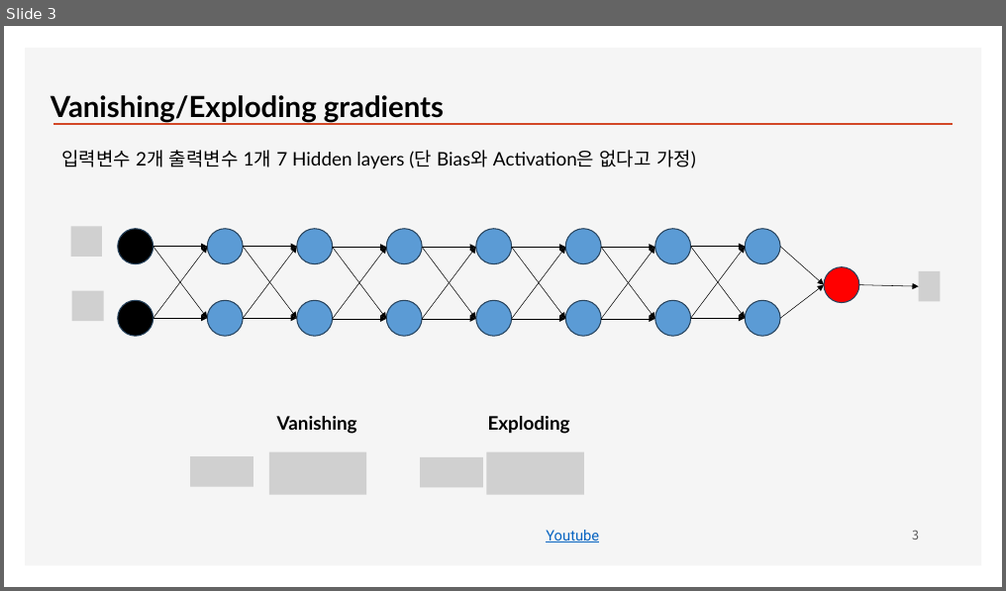
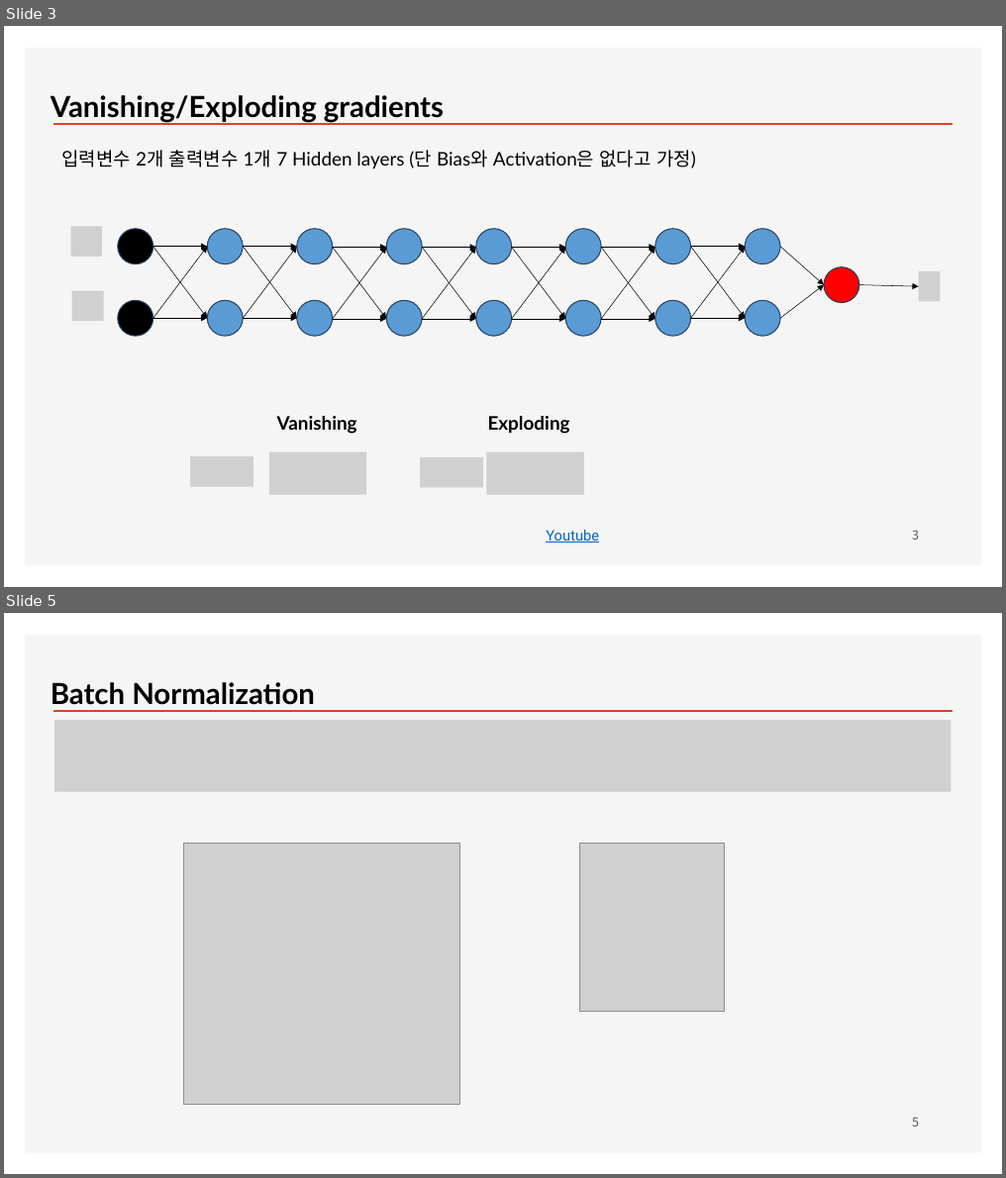
Before and after one commit to ancestor9/2026_Fall_Deep-Learning-with-Python, a slide deck: ML/Chapter11_Training Deep Neural Networks.pptx. Shown one above the other, each under a label of ours: slide 3 before the commit, slides 3 and 5 after it; the slides between them are not shown. The pictures are 1006x591 and 1006x1178 pixels, drawn with LibreOffice and Linux fonts; fonts in the diff are those of the drawing; grey boxes stand for pictures; background and template pictures are left out. Boxes give left, top, right and bottom in pixels: in the first picture for what was removed or moved away, otherwise in the second. Text is boxed around its words. In the diff, an @@ line names an element or a change of style, - is before the commit and + after.

```diff
--- a/ML/Chapter11_Training Deep Neural Networks.pptx
+++ b/ML/Chapter11_Training Deep Neural Networks.pptx
@@ slide 5 added at [4, 613, 1002, 1174], background #FFFFFF; not listed: 2 template elements that a slide beside it also shows @@
@@ text added at [51, 682, 315, 705], 28 pt, text #000000, bold @@
+Batch Normalization
@@ picture added at [54, 720, 951, 792] @@
@@ picture added at [183, 843, 460, 1105] @@
@@ picture added at [580, 843, 724, 1011] @@
@@ page number added at [912, 1118, 919, 1127], 12 pt, text #595959 @@
+5
```
Also in this commit, not shown: 7 other slides added.
